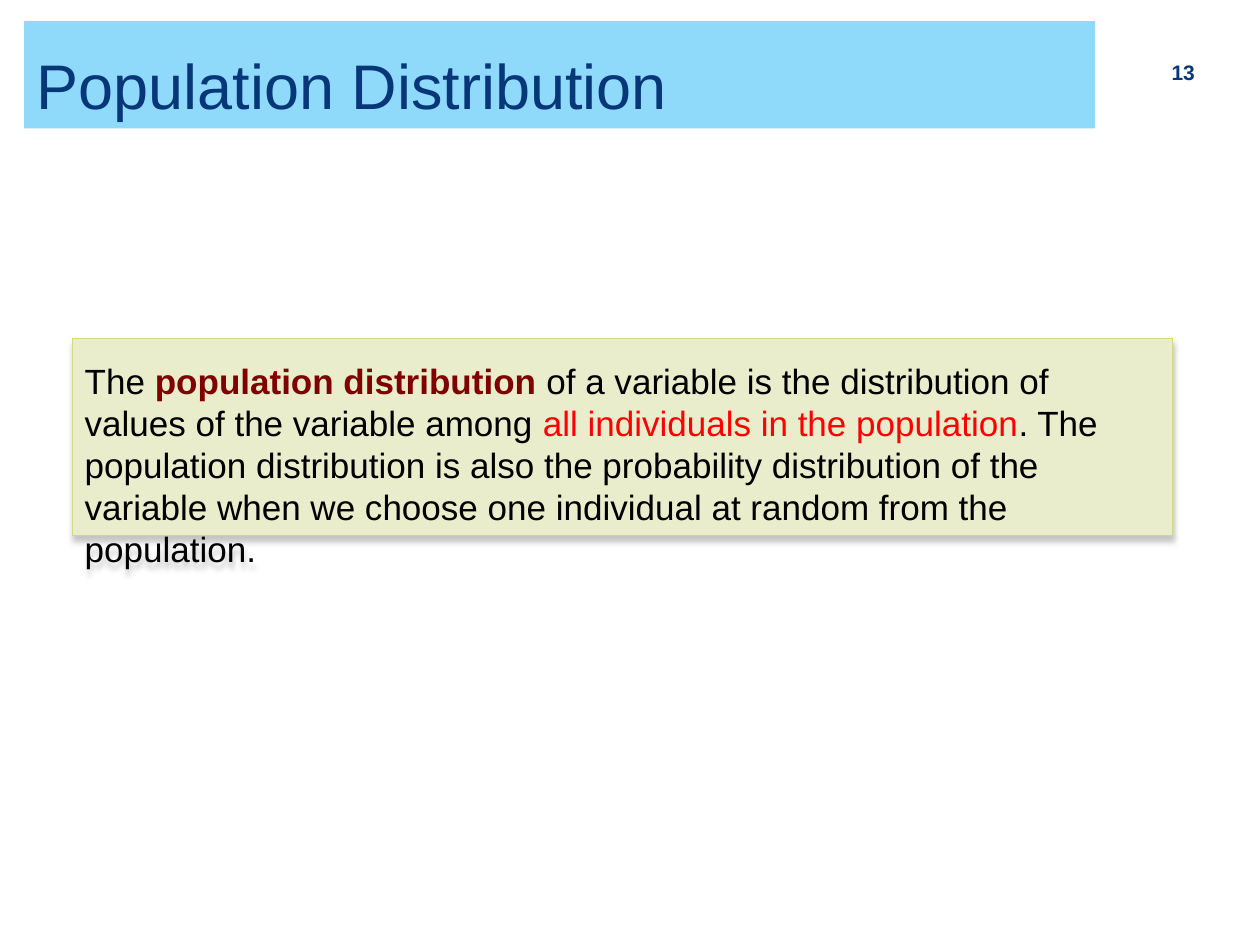
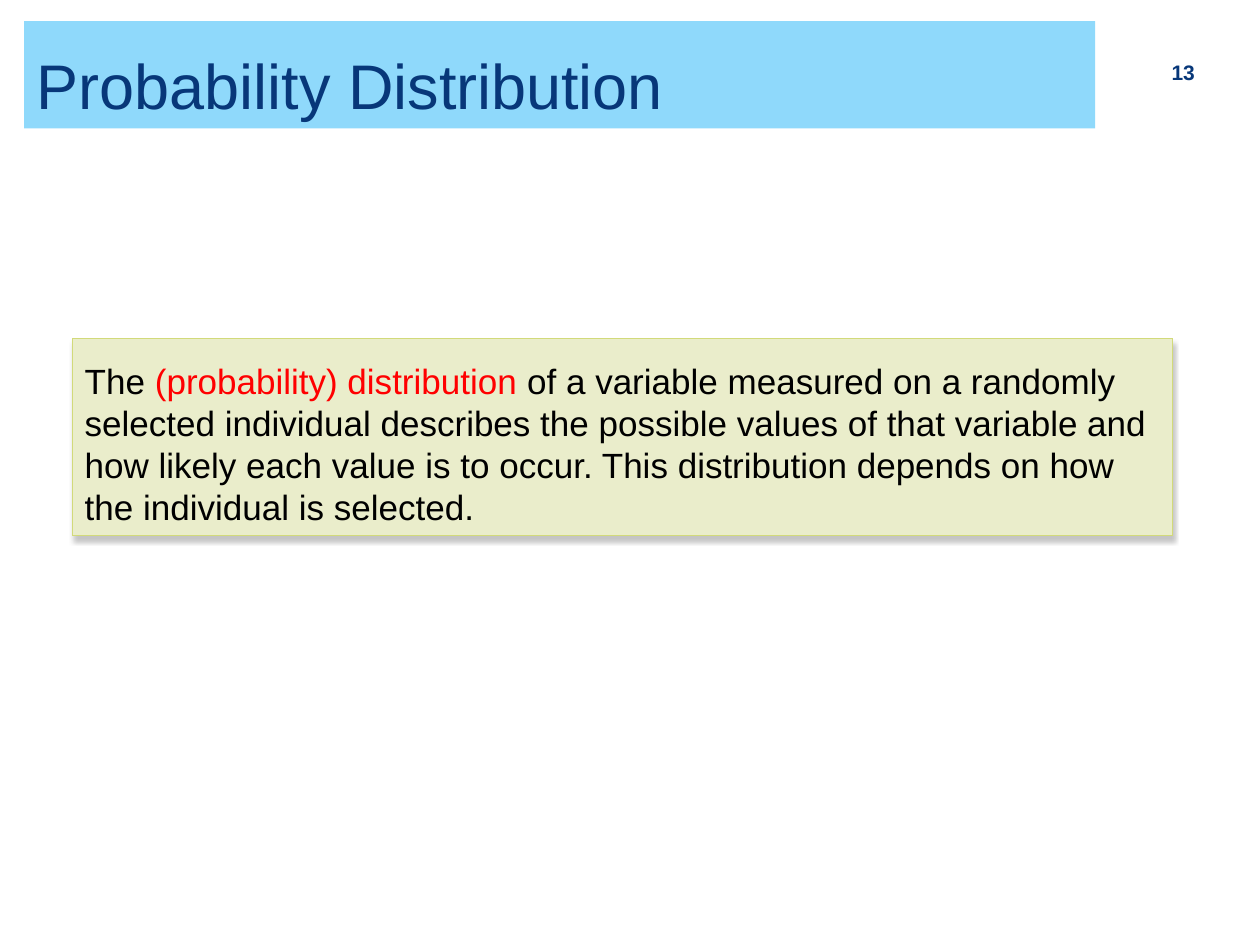
Before and after one commit to ZhiyangGeeZhou/ZhiyangGeeZhou.github.io, a slide deck: slide 13 of attach/UWM/UWM_PH702_2026Fall_Part05.pptx. Drawn at 1260x945 pixels with LibreOffice and Linux fonts; fonts in the diff are those of the drawing. Boxes give left, top, right and bottom in pixels: in the first picture for what was removed or moved away, otherwise in the second. Text is boxed around its words. In the diff, an @@ line names an element or a change of style, - is before the commit and + after.

```diff
--- a/attach/UWM/UWM_PH702_2026Fall_Part05.pptx
+++ b/attach/UWM/UWM_PH702_2026Fall_Part05.pptx
@@ title at (37, 63, 663, 120): text changed @@
-Population Distribution
+Probability Distribution
@@ text in rectangle at (85, 368, 1145, 521): text changed @@
-The population distribution of a variable is the distribution of values of the variable among all individuals in the population. The population distribution is also the probability distribution of the variable when we choose one individual at random from the population.
+The (probability) distribution of a variable measured on a randomly selected individual describes the possible values of that variable and how likely each value is to occur. This distribution depends on how the individual is selected.
```
Also in this commit, not shown: 4 other slides changed.
